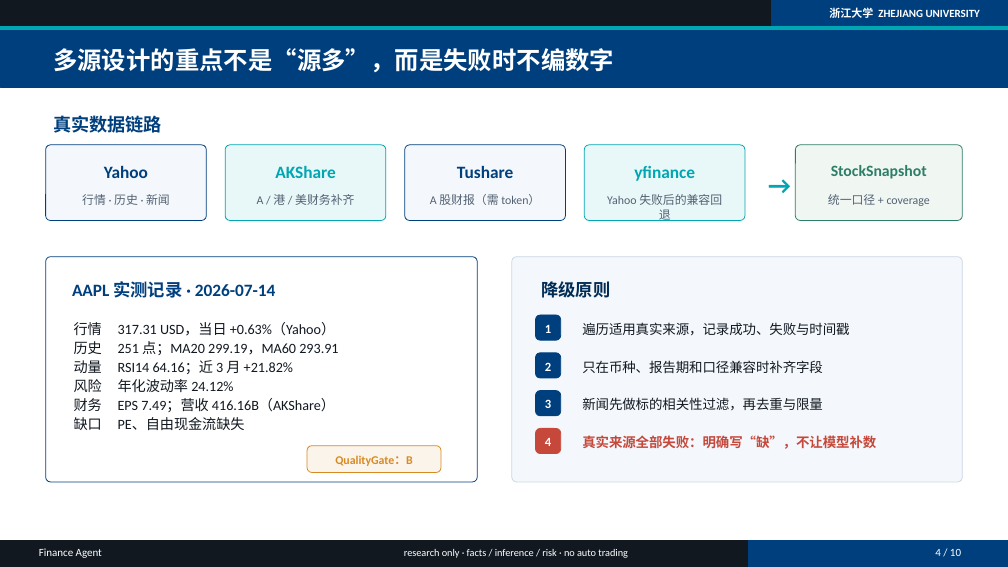
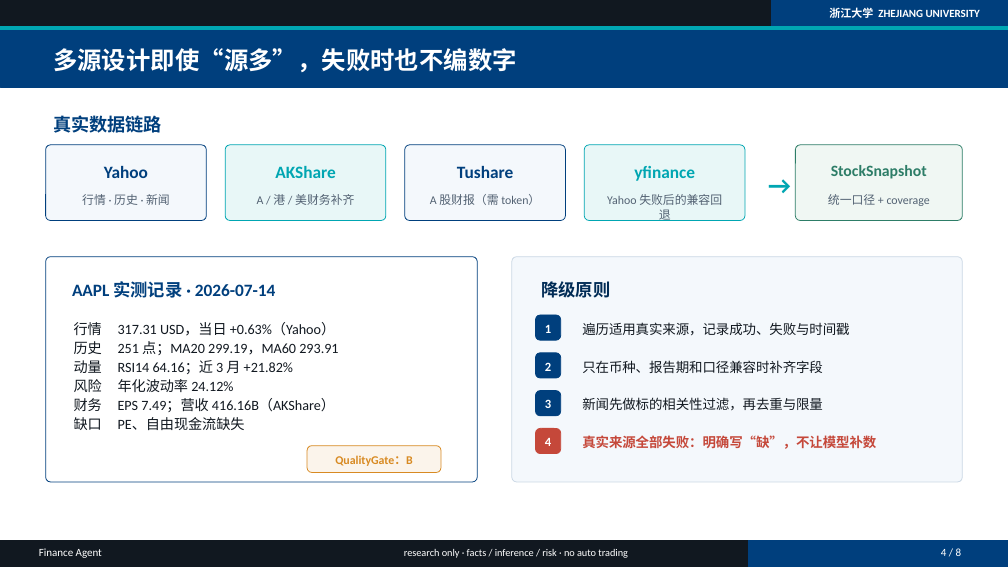
Before and after one commit to nixiakT/finance-agent, a slide deck: slide 4 of finance-agent-presentation-main/Finance-Agent-答辩稿.pptx. Drawn at 1008x567 pixels with LibreOffice and Linux fonts; fonts in the diff are those of the drawing; background and template pictures are left out. Boxes give left, top, right and bottom in pixels: in the first picture for what was removed or moved away, otherwise in the second. Text is boxed around its words. In the diff, an @@ line names an element or a change of style, - is before the commit and + after.

```diff
--- a/finance-agent-presentation-main/Finance-Agent-答辩稿.pptx
+++ b/finance-agent-presentation-main/Finance-Agent-答辩稿.pptx
@@ text at <box>53,48,517,72</box>: text changed @@
-多源设计的重点不是“源多”，而是失败时不编数字
+多源设计即使“源多”，失败时也不编数字
@@ text at <box>941,548,962,556</box>: text changed @@
-4 / 10
+4 / 8
```
Also in this commit, not shown: 7 other slides changed, 2 slides removed.
